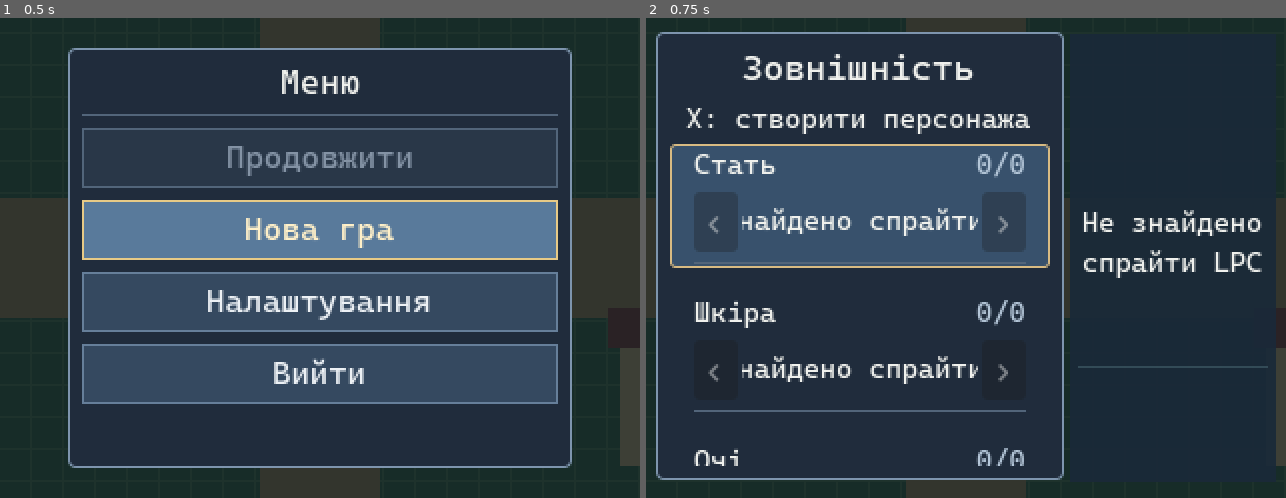
Above: before the commit, frames 1-2 (left to right).
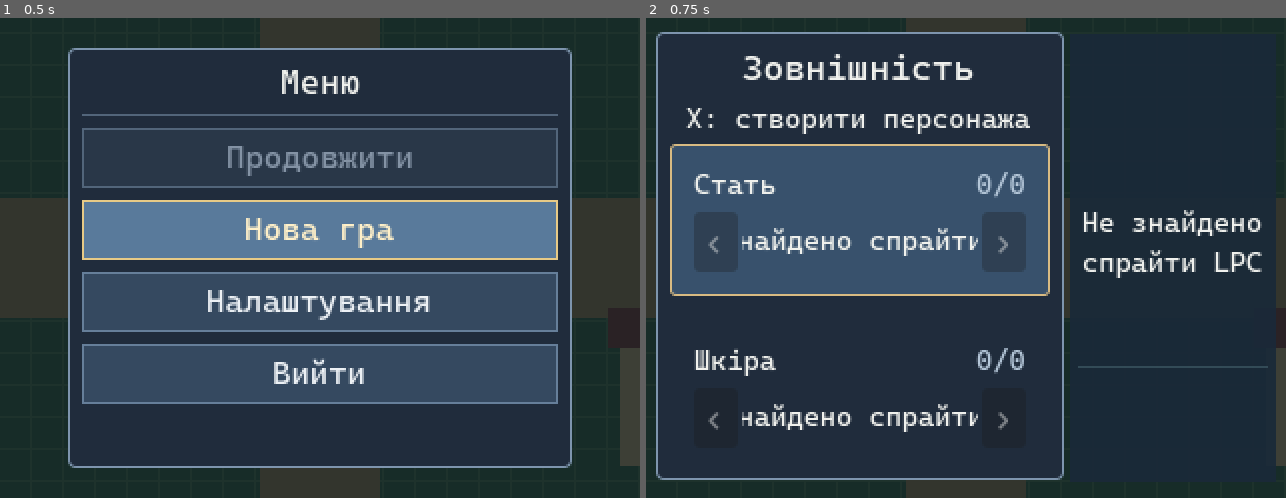
Above: after the commit, the same moments.

Repository: PylSerg/skyval-godot
Game: Godot game, scene res://prototype/camera_test.tscn
Two runs of this game, one before a commit and one after it. Both use one fixed random seed, a clock stepped at 60 frames per second and the inputs below.
Inputs:
- Up to frame 1 (0.5 s): no input
- Up to frame 2 (0.75 s): click "Нова гра" at 0.5 s

Frame 1 is identical in both runs. In frame 2, 9.8% of the frame differs, in the area x 3-64%, y 27-94%.

Commit message:
Apply equal 12px padding around each field and remove separator lines

Diff:
--- a/ui/character_creator.gd
+++ b/ui/character_creator.gd
@@ -25,7 +25,7 @@
 const MIN_UI_FONT_SIZE := 14
 const PANEL_INSET := 7
 const FIELD_GROUP_SPACING := 12
-const FIELD_HORIZONTAL_INSET := FIELD_GROUP_SPACING
+const FIELD_CONTENT_PADDING := FIELD_GROUP_SPACING
 const FIELD_INNER_SPACING := 5
 # This script is instantiated twice: the tabbed backpack in the scene,
 # and appearance as an independent, reusable window.
@@ -332,10 +332,9 @@
         style.border_color = Color("#d9bb82") if selected else Color(0, 0, 0, 0)
         style.set_border_width_all(1)
         style.set_corner_radius_all(2)
-        style.set_content_margin_all(2)
-        # Keep the background/border full-width while insetting its content.
-        style.set_content_margin(SIDE_LEFT, FIELD_HORIZONTAL_INSET)
-        style.set_content_margin(SIDE_RIGHT, FIELD_HORIZONTAL_INSET)
+        # Equal 12px content padding on all four sides. The highlighted
+        # background and border still span the complete available row.
+        style.set_content_margin_all(FIELD_CONTENT_PADDING)
         field_panel.add_theme_stylebox_override("panel", style)
 
 
@@ -789,8 +788,8 @@
         heading_row.add_theme_constant_override("separation", 2)
         field_box.add_child(heading_row)
 
-        # Smaller 14px field headings preserve complete Ukrainian labels
-        # alongside the counter inside the symmetric 12px side insets.
+        # Readable 14px headings fit alongside their counters inside
+        # the symmetric 12px field padding.
         var name_label := _label(MIN_UI_FONT_SIZE)
         name_label.text = _tr("field." + key)
         name_label.custom_minimum_size.y = 17
@@ -834,17 +833,6 @@
         choice_row.add_child(following)
         following.pressed.connect(_adjust.bind(key, 1, index))
         _field_arrows[key] = [previous, following]
-
-        # Draw a full-width divider between properties, but not after the
-        # last one. Its muted color matches the frame without competing
-        # with selection highlighting.
-        if index < fields.size() - 1:
-            var separator := ColorRect.new()
-            separator.color = Color("#52657a")
-            separator.custom_minimum_size.y = 1
-            separator.size_flags_horizontal = Control.SIZE_EXPAND_FILL
-            separator.mouse_filter = Control.MOUSE_FILTER_IGNORE
-            field_box.add_child(separator)
 
     _update_row_highlight()
     _reveal_selected_row()
